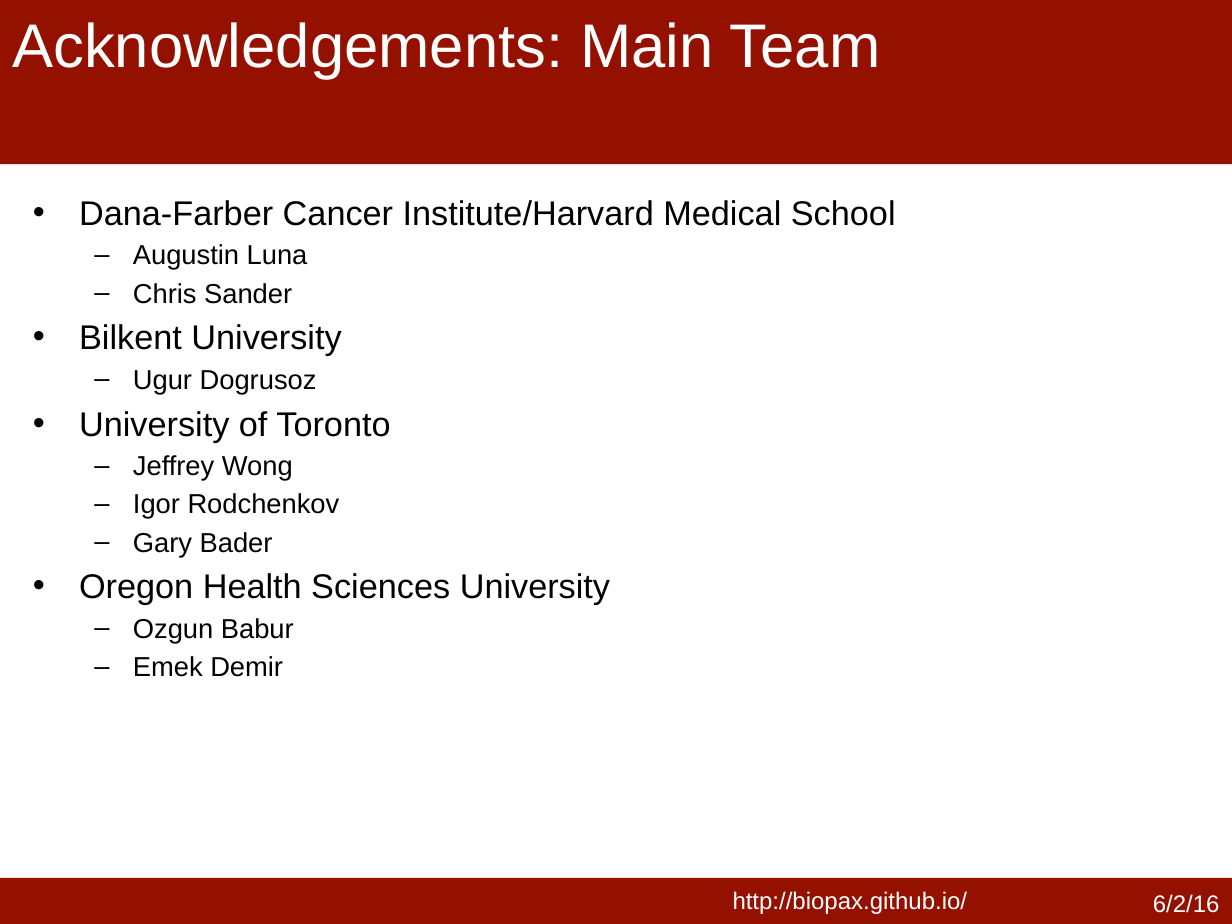
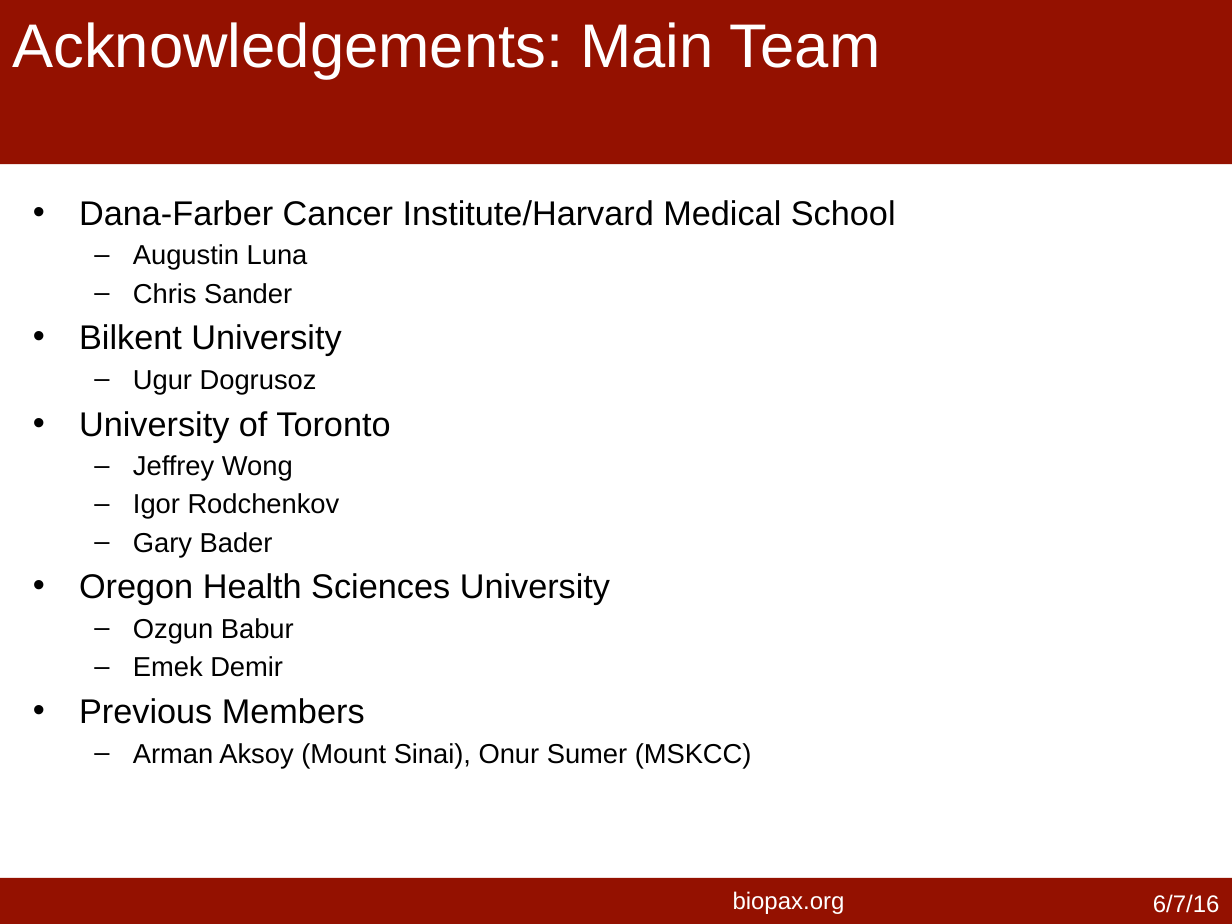
Before and after one commit to cannin/biopaxTutorial, a slide deck: slide 10 of biopaxTutorial/conferencePresentations_post2015/harmony_2016_biopaxIntro/biopaxIntro_060616.pptx (slide 9 before the commit). Drawn at 1232x924 pixels with LibreOffice and Linux fonts; fonts in the diff are those of the drawing. Boxes give left, top, right and bottom in pixels: in the first picture for what was removed or moved away, otherwise in the second. Text is boxed around its words. In the diff, an @@ line names an element or a change of style, - is before the commit and + after.

Commit message:
Update members

```diff
--- a/biopaxTutorial/conferencePresentations_post2015/harmony_2016_biopaxIntro/biopaxIntro_060616.pptx
+++ b/biopaxTutorial/conferencePresentations_post2015/harmony_2016_biopaxIntro/biopaxIntro_060616.pptx
@@ text at [79,698,752,768]: paragraphs added @@
+• Previous Members
+  – Arman Aksoy (Mount Sinai), Onur Sumer (MSKCC)
@@ text removed at [733,891,968,914] @@
-http://biopax.github.io/
@@ text added at [733,891,845,914], 14 pt, text #FFFFFF @@
+biopax.org
@@ text at [1153,894,1220,913]: text changed @@
-6/2/16
+6/7/16
```
Also in this commit, not shown: 10 other slides changed, 1 slide added.
